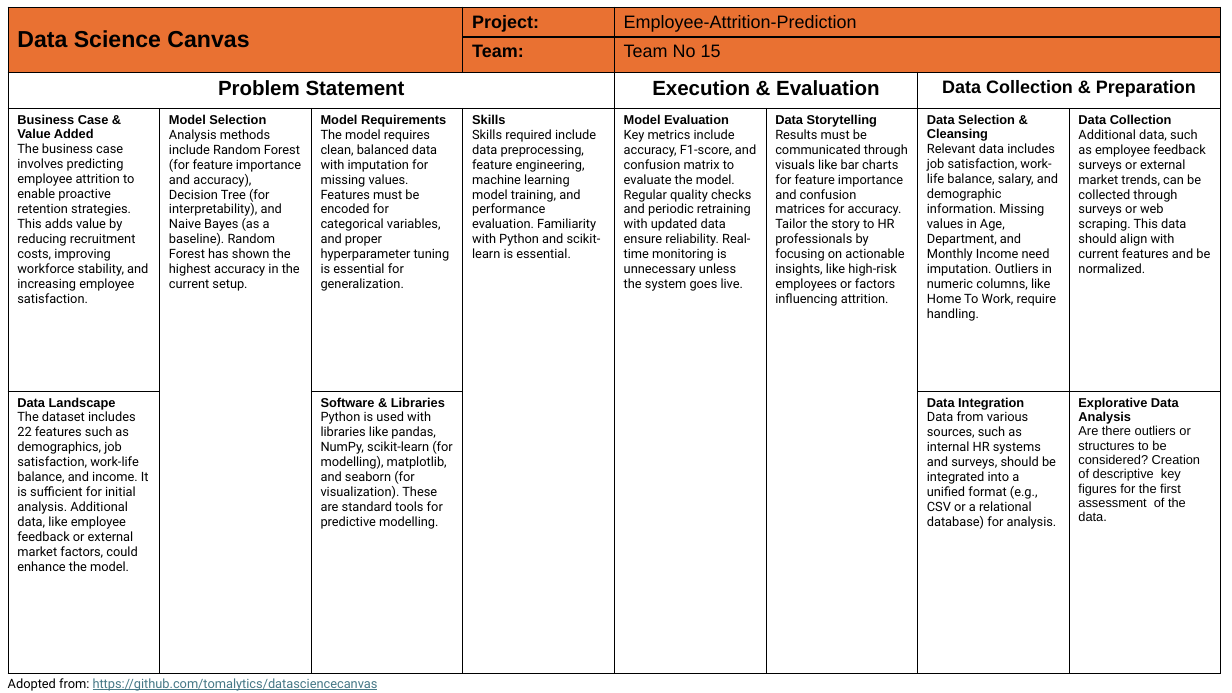
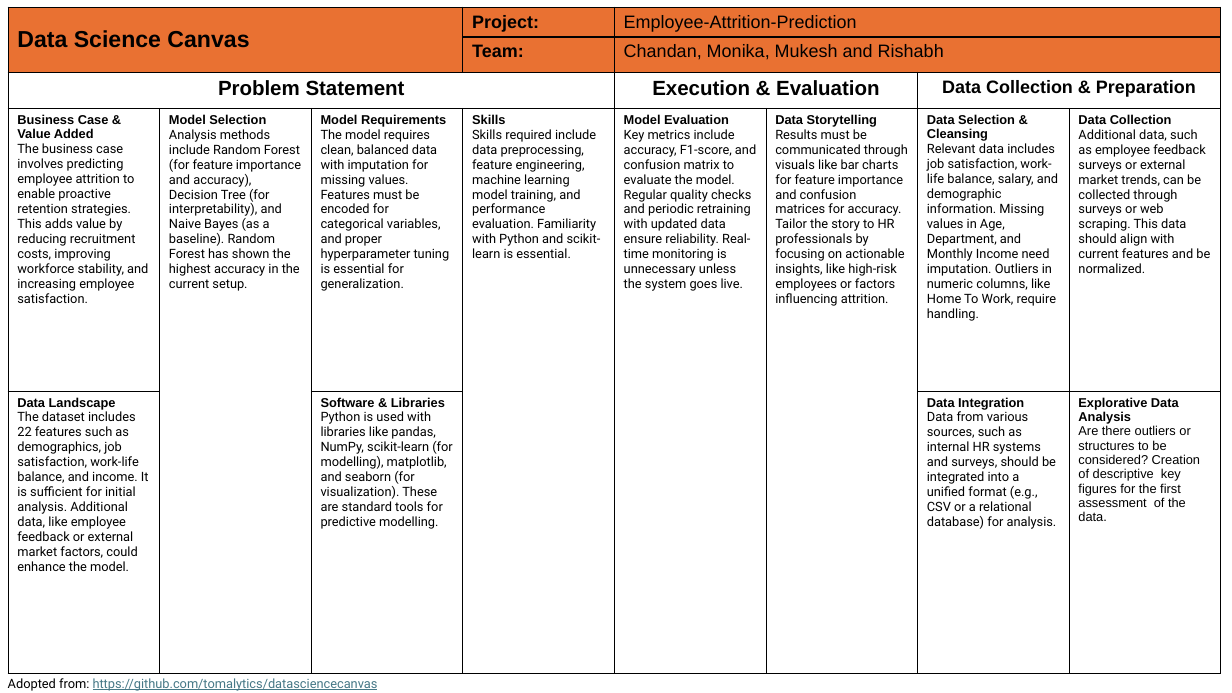
Before and after one commit to monikatyagiisc/employee-attrition-prediction, a slide deck: slide 15 of Project_Presentation_Employee_Attrition_Prediction.pptx (slide 14 before the commit). Drawn at 1232x693 pixels with LibreOffice and Linux fonts; fonts in the diff are those of the drawing. Boxes give left, top, right and bottom in pixels: in the first picture for what was removed or moved away, otherwise in the second. Text is boxed around its words. In the diff, an @@ line names an element or a change of style, - is before the commit and + after.

Commit message:
Presentation Updated

```diff
--- a/Project_Presentation_Employee_Attrition_Prediction.pptx
+++ b/Project_Presentation_Employee_Attrition_Prediction.pptx
@@ table at (x1=8, y1=7, x2=1221, y2=671) @@
-row 2, column 5: Team No 15
+row 2, column 5: Chandan, Monika, Mukesh and Rishabh
```
